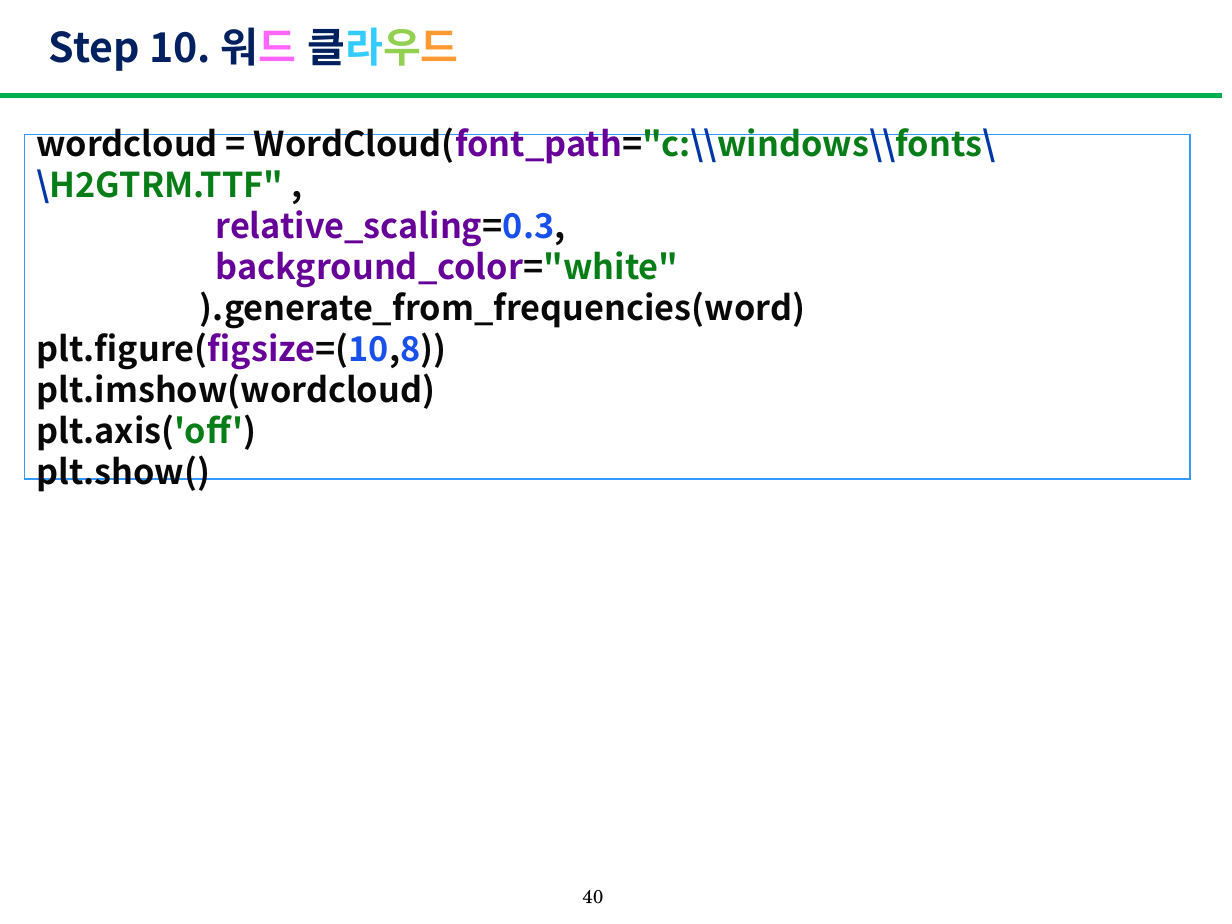
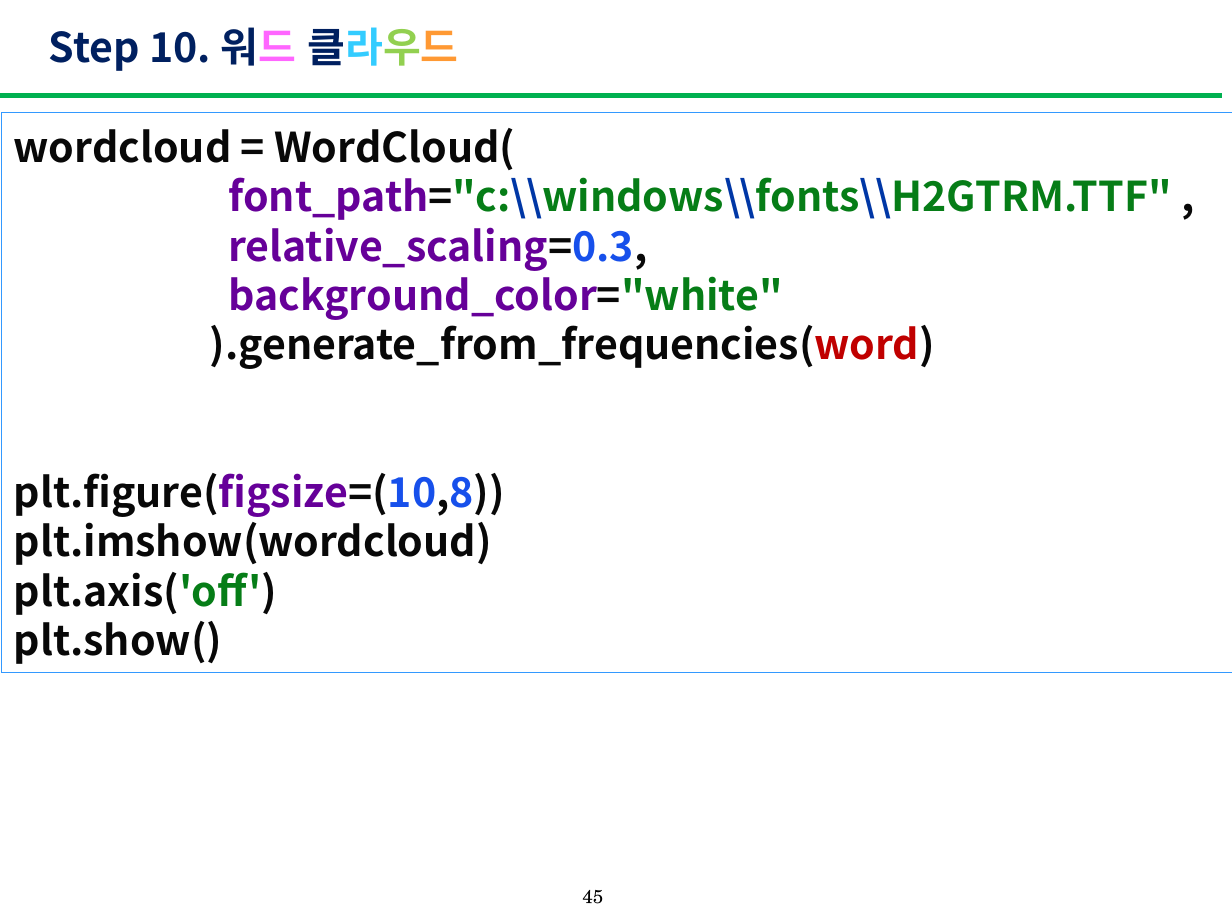
Before and after one commit to yoon-hyosun/PA, a slide deck: slide 45 of 한국어분석과워드클라우드_4.pptx (slide 40 before the commit). Drawn at 1232x924 pixels with LibreOffice and Linux fonts; fonts in the diff are those of the drawing. Boxes give left, top, right and bottom in pixels: in the first picture for what was removed or moved away, otherwise in the second. Text is boxed around its words. In the diff, an @@ line names an element or a change of style, - is before the commit and + after.

```diff
--- a/한국어분석과워드클라우드_4.pptx
+++ b/한국어분석과워드클라우드_4.pptx
@@ rectangle "wordcloud = WordCloud(": place and size @@
-rectangle "wordcloud = WordCloud(" at (25,134,1190,478)
+rectangle "wordcloud = WordCloud(" at (1,113,1232,673)
@@ text in rectangle at (14,128,1171,664): text changed; size 20 to 24 pt @@
-wordcloud = WordCloud(font_path="c:\\windows\\fonts\\H2GTRM.TTF" ,
-relative_scaling=0.3,
-background_color="white"
-).generate_from_frequencies(word)
-plt.figure(figsize=(10,8))
-plt.imshow(wordcloud)
-plt.axis('off')
-plt.show()
+wordcloud = WordCloud(
+font_path="c:\\windows\\fonts\\H2GTRM.TTF" ,
+relative_scaling=0.3,
+background_color="white"
+).generate_from_frequencies(word)
+plt.figure(figsize=(10,8))
+plt.imshow(wordcloud)
+plt.axis('off')
+plt.show()
@@ page number at (582,890,603,904): text changed @@
-40
+45
```
Also in this commit, not shown: 31 other slides changed, 8 slides added, 2 slides removed.
